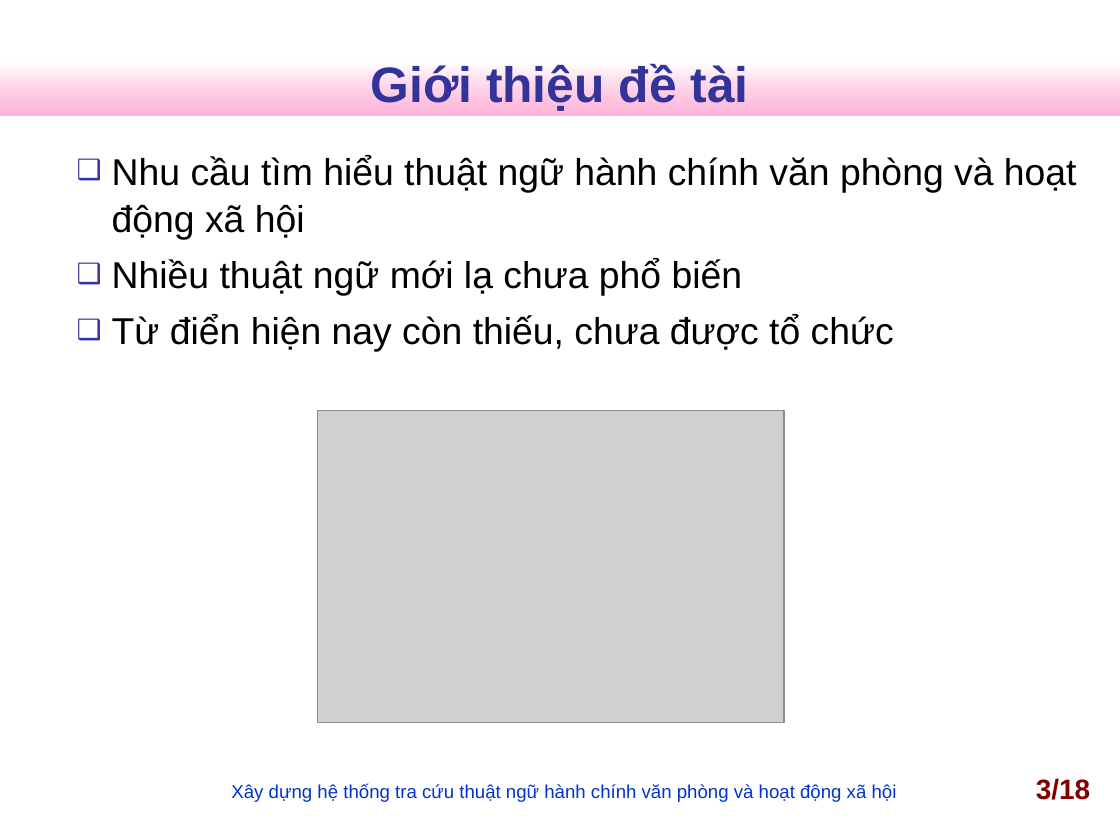
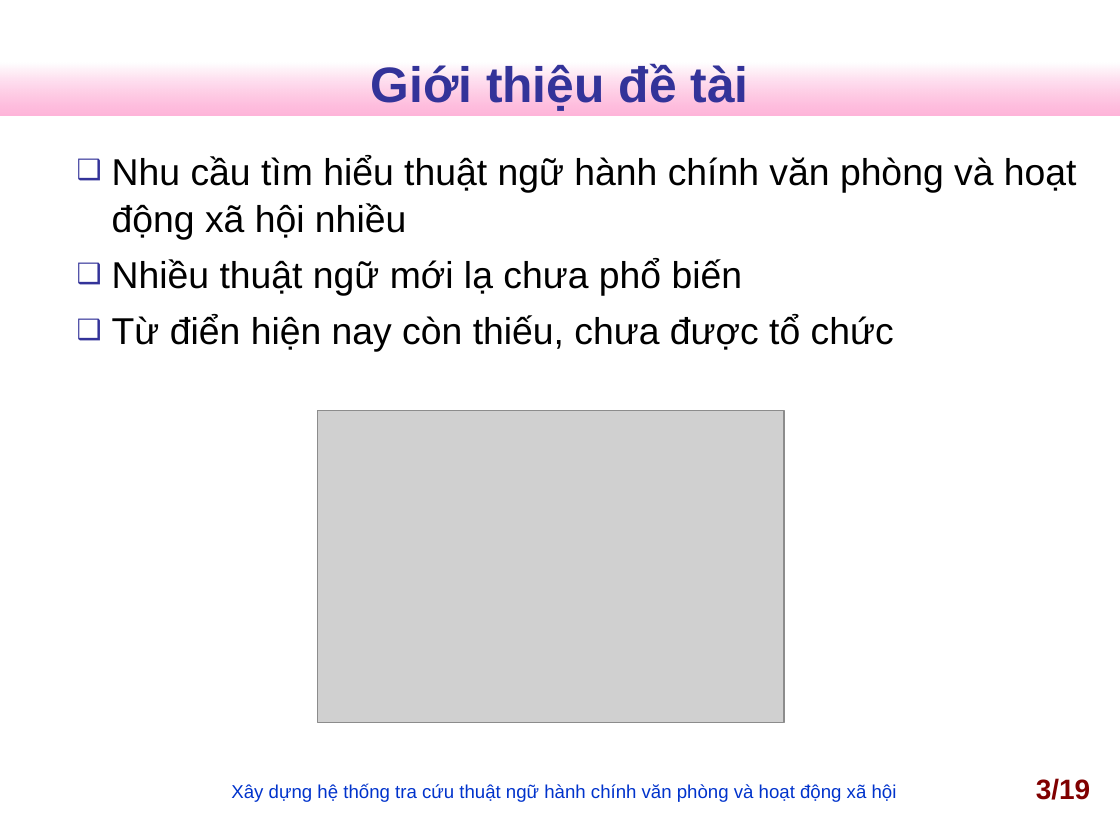
Before and after one commit to nguyentk90/tra-cuu-thuat-ngu-hanh-chinh, a slide deck: slide 3 of Documents/slideN2013.ppt. Drawn at 1120x840 pixels with LibreOffice and Linux fonts; fonts in the diff are those of the drawing; grey boxes stand for pictures; background and template pictures are left out. Boxes give left, top, right and bottom in pixels: in the first picture for what was removed or moved away, otherwise in the second. Text is boxed around its words. In the diff, an @@ line names an element or a change of style, - is before the commit and + after.

```diff
--- a/Documents/slideN2013.ppt
+++ b/Documents/slideN2013.ppt
@@ text at (x1=112, y1=155, x2=1077, y2=239): text changed @@
-❑ Nhu cầu tìm hiểu thuật ngữ hành chính văn phòng và hoạt động xã hội
+❑ Nhu cầu tìm hiểu thuật ngữ hành chính văn phòng và hoạt động xã hội nhiều
@@ page number at (x1=1036, y1=778, x2=1090, y2=800): text changed @@
-3/18
+3/19
```
Also in this commit, not shown: 6 other slides changed, 1 slide added, 1 slide removed.
